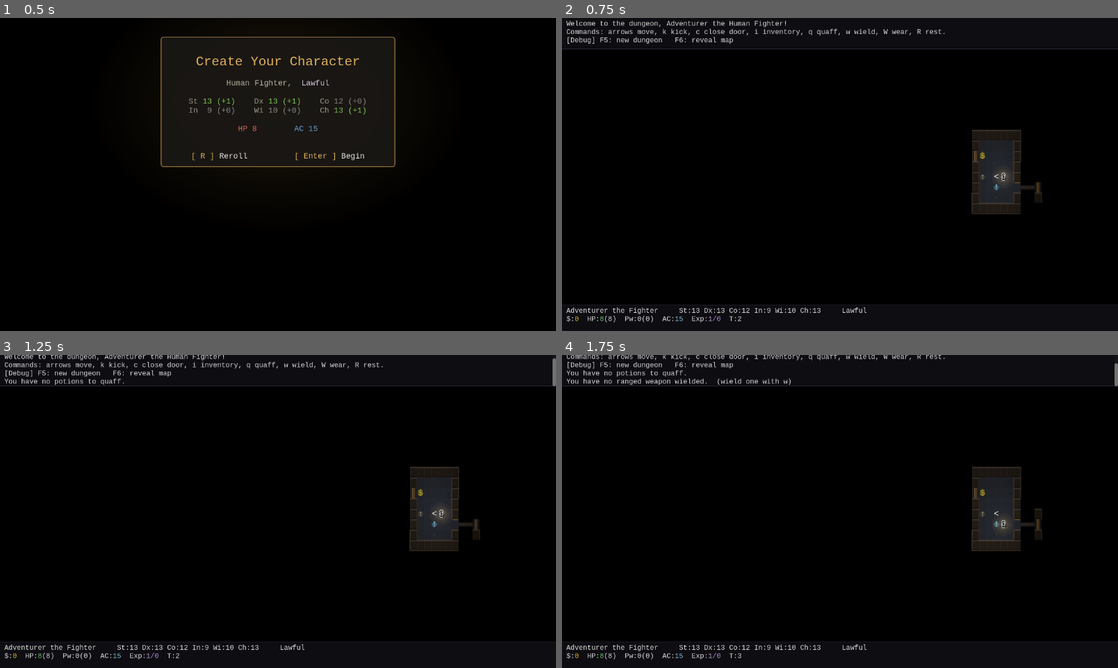
Above: before the commit, frames 1-4 (two rows, left to right).
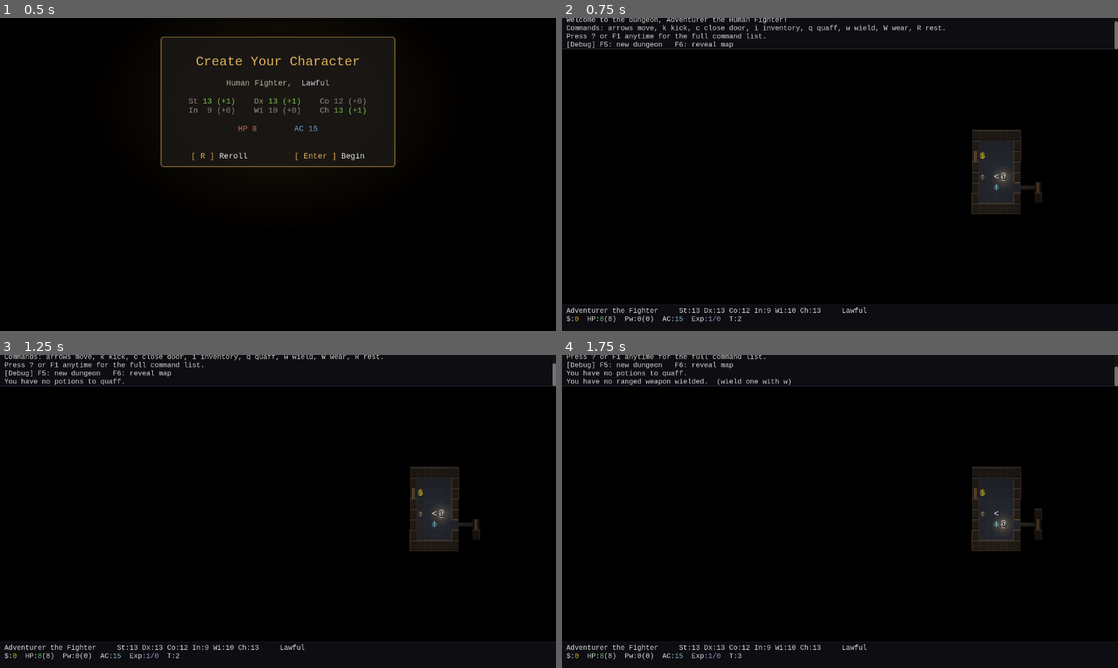
Above: after the commit, the same moments.

Repository: itaiag/basic-crawler
Game: Godot game, scene res://scenes/game.tscn
The game is run twice, just before and just after one commit, with the same random seed, the same clock (stepped at 60 frames per second) and the same inputs.
Inputs:
- Up to frame 1 (0.5 s): no input
- Up to frame 2 (0.75 s): tap Enter at 0.5 s; hold Right from 0.53 s (still down); tap I at 0.6 s
- Up to frame 3 (1.25 s): keep holding Right; tap Space at 0.77 s; tap Q at 0.8 s
- Up to frame 4 (1.75 s): tap Space at 1.25, 1.52 s; release Right at 1.28 s; hold Down from 1.28 s (still down); tap Q at 1.35 s; tap F at 1.55 s

Frame 1 is identical in both runs. In frame 2, 1.8% of the frame differs, in the area x 0-100%, y 0-10%; in frame 3, 0.9%; in frame 4, 0.4%.

Commit message:
Added help screen

Diff:
--- a/scripts/game.gd
+++ b/scripts/game.gd
@@ -57,6 +57,7 @@
 var _fire_ammo_kind := -1
 var _create_bg: ColorRect
 var _create_label: RichTextLabel
+var _help: Node  # help_panel.gd, built at runtime under UI
 var _inv_bg: ColorRect
 var _inv_label: RichTextLabel
 var _combat_panel: Node  # combat_panel.gd, built at runtime under UI
@@ -181,6 +182,12 @@
 	_create_bg = _new_overlay()
 	_create_label = _create_bg.get_child(0) as RichTextLabel
 	_setup_create_decor()
+
+	var font := preload("res://resources/mono_font.tres")
+	var vp := get_viewport().get_visible_rect().size
+	_help = load("res://scripts/help_panel.gd").new()
+	add_child(_help)
+	_help.setup($UI, font, vp)
 
 
 # Frames the character-creation text: a soft warm torch-glow and a bordered
@@ -322,6 +329,7 @@
 	_create_bg.visible = false
 	_add_message("Welcome to the dungeon, Adventurer the Human Fighter!")
 	_add_message("Commands: arrows move, k kick, c close door, i inventory, q quaff, w wield, W wear, R rest.")
+	_add_message("Press ? or F1 anytime for the full command list.")
 	_add_message("[Debug] F5: new dungeon   F6: reveal map")
 	_update_status()
 	_update_combat_camera_zoom()
@@ -617,6 +625,11 @@
 		get_viewport().set_input_as_handled()
 		return
 
+	if _help.is_open():
+		_help.close()
+		get_viewport().set_input_as_handled()
+		return
+
 	if not _player_alive:
 		return
 
@@ -680,6 +693,12 @@
 
 	if event.keycode == KEY_I:
 		_open_inventory()
+		get_viewport().set_input_as_handled()
+		return
+
+	if event.keycode == KEY_F1 or event.keycode == KEY_QUESTION \
+			or (event.keycode == KEY_SLASH and event.shift_pressed):
+		_help.open()
 		get_viewport().set_input_as_handled()
 		return
 
--- /dev/null
+++ b/scripts/help_panel.gd
@@ -0,0 +1,117 @@
+extends Node
+# Full-screen help / commands reference. Built at runtime via load() with no
+# class_name (like light_overlay.gd / combat_panel.gd), so it needs no editor
+# registration pass. Owns its own overlay nodes under the UI layer: a black
+# backdrop, a warm radial torch-glow, a bordered stone card, and the text label.
+# The content is static -- built once in setup(), then just shown/hidden.
+# No shader (GL-compatibility / web / mobile safe).
+
+var _bg: ColorRect
+var _label: RichTextLabel
+
+
+func setup(ui: Node, font: Font, viewport: Vector2) -> void:
+	_bg = ColorRect.new()
+	_bg.color = Color.BLACK
+	_bg.position = Vector2.ZERO
+	_bg.size = viewport
+	_bg.mouse_filter = Control.MOUSE_FILTER_IGNORE
+	_bg.visible = false
+	ui.add_child(_bg)
+
+	var card_w := 600.0
+	var card_h := 660.0
+	var card_pos := Vector2((viewport.x - card_w) * 0.5, (viewport.y - card_h) * 0.5)
+	var card_center := card_pos + Vector2(card_w, card_h) * 0.5
+
+	# Warm radial torch-glow, larger than the card, centered behind it.
+	var grad := Gradient.new()
+	grad.offsets = PackedFloat32Array([0.0, 1.0])
+	grad.colors = PackedColorArray([
+		Color(0.95, 0.72, 0.36, 0.13),
+		Color(0.95, 0.72, 0.36, 0.0)])
+	var tex := GradientTexture2D.new()
+	tex.gradient = grad
+	tex.fill = GradientTexture2D.FILL_RADIAL
+	tex.fill_from = Vector2(0.5, 0.5)
+	tex.fill_to = Vector2(1.0, 0.5)
+	tex.width = 256
+	tex.height = 256
+
+	var glow := TextureRect.new()
+	glow.texture = tex
+	glow.stretch_mode = TextureRect.STRETCH_SCALE
+	var glow_size := Vector2(card_w + 360.0, card_h + 320.0)
+	glow.size = glow_size
+	glow.position = card_center - glow_size * 0.5
+	glow.mouse_filter = Control.MOUSE_FILTER_IGNORE
+
+	# Bordered dark-stone card.
+	var sb := StyleBoxFlat.new()
+	sb.bg_color = Color(0.10, 0.09, 0.08, 0.92)
+	sb.border_color = Color(0.55, 0.42, 0.22)
+	sb.set_border_width_all(2)
+	sb.set_corner_radius_all(6)
+
+	var card := Panel.new()
+	card.position = card_pos
+	card.size = Vector2(card_w, card_h)
+	card.mouse_filter = Control.MOUSE_FILTER_IGNORE
+	card.add_theme_stylebox_override("panel", sb)
+
+	_label = RichTextLabel.new()
+	_label.bbcode_enabled = true
+	_label.scroll_active = false
+	_label.position = card_pos + Vector2(28, 22)
+	_label.size = Vector2(card_w - 56, card_h - 44)
+	_label.mouse_filter = Control.MOUSE_FILTER_IGNORE
+	_label.add_theme_font_override("normal_font", font)
+	_label.add_theme_font_override("bold_font", font)
+	_label.add_theme_font_size_override("normal_font_size", 18)
+	_label.add_theme_color_override("default_color", Color(0.9, 0.9, 0.9))
+	_label.text = _help_text()
+
+	# Glow and card sit behind the label.
+	_bg.add_child(glow)
+	_bg.add_child(card)
+	_bg.add_child(_label)
+
+
+func open() -> void:
+	_bg.visible = true
+
+
+func close() -> void:
+	_bg.visible = false
+
+
+func is_open() -> bool:
+	return _bg.visible
+
+
+# Static commands reference. Mirrors the input map in game.gd._unhandled_input;
+# keep the two in sync. No single-letter [x] BBCode markers (they collide with
+# the bold tag).
+func _help_text() -> String:
+	var t := "[center][b]COMMANDS[/b][/center]\n\n"
+	t += "[b]Movement[/b]\n"
+	t += "  Arrows / numpad 8 2 4 6   Move\n"
+	t += "  (into a monster)          Attack\n"
+	t += "  (into a closed door)      Open\n\n"
+	t += "[b]Actions[/b]\n"
+	t += "  k + dir                   Kick (monster or door)\n"
+	t += "  c + dir                   Close a door\n"
+	t += "  f                         Fire ranged weapon\n"
+	t += "  q                         Quaff a potion\n"
+	t += "  w                         Wield a weapon\n"
+	t += "  W (Shift+w)               Wear armor or shield\n"
+	t += "  R                         Rest / sleep\n\n"
+	t += "[b]Interface[/b]\n"
+	t += "  i                         Inventory\n"
+	t += "  ? / F1                    This help\n"
+	t += "  Esc                       Cancel a pending prompt\n\n"
+	t += "[b]Debug[/b]\n"
+	t += "  F5                        New dungeon\n"
+	t += "  F6                        Reveal map\n\n"
+	t += "[center]Press any key to close.[/center]"
+	return t
Not shown, added: scripts/help_panel.gd.uid
